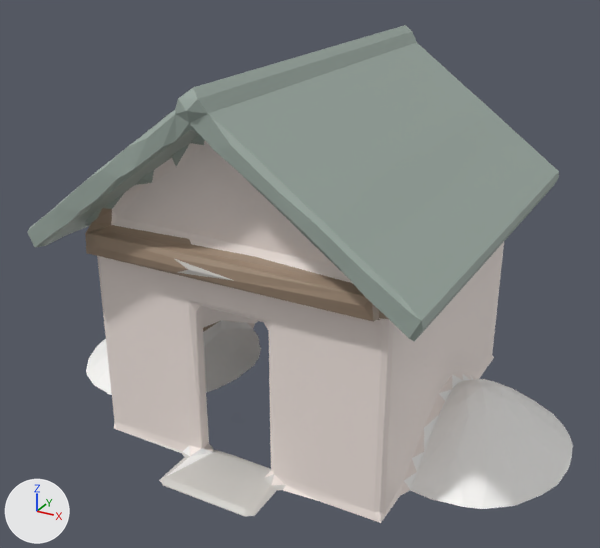
A saved change to the glTF model docs/univers/archipeo/batiments/modeles/5e-batiment-chalet-de-perle/final-3000.glb.
Both versions are drawn from a 50 mm camera at (0.593, -1.136, 0.797) aimed at (-0.019, -0.024, 0.242). Every picture has the same lights, and +X, +Y and +Z are marked at lower left. The first picture is the older version. Vertices at exactly the same position are counted once.

The first picture shows 'geometry_0'.
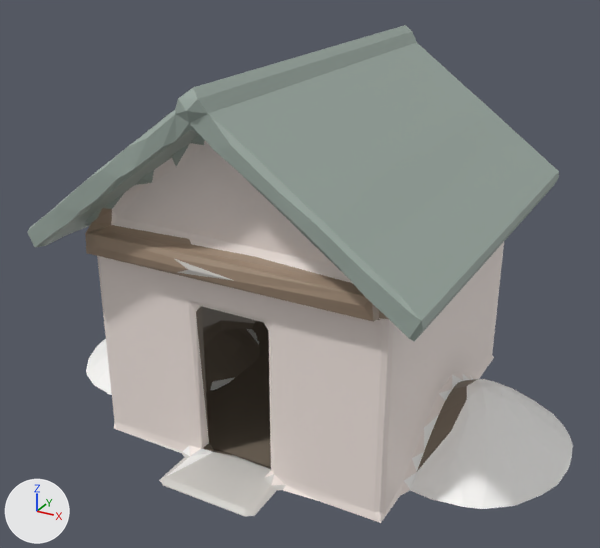
Where the change shows, as pixel boxes (x1, y1, x2, y2) in the pictures (600 x 548 px):
part 1 of me_geometry_0, added: after (207, 333, 270, 430)
part 2 of me_geometry_0, added: after (218, 352, 270, 408)
part 3 of me_geometry_0, built on (mostly hidden before): before (114, 422, 119, 430); after (114, 321, 271, 469)
part 4 of me_geometry_0, recoloured: (196, 306, 477, 471) in both

Patch to the scene script:
```diff
--- a/docs/univers/archipeo/batiments/modeles/5e-batiment-chalet-de-perle/final-3000.glb.py
+++ b/docs/univers/archipeo/batiments/modeles/5e-batiment-chalet-de-perle/final-3000.glb.py
@@ me_geometry_0 @@
 # used by ob_geometry_0; location = (0.0, 0.0, 0.0)
-me_geometry_0.from_pydata(...)  # 1197 vertices, 2024 faces; spans x -0.472..0.445, y -0.338..0.355, z 0.0..0.603
+me_geometry_0.from_pydata(...)  # 1305 vertices, 2451 faces; spans x -0.472..0.445, y -0.338..0.355, z 0.0..0.603
+# me_geometry_0 part 1: a new loose piece of 48 vertices spanning x -0.444..0.216, y -0.137..0.15, z 0.002, in mat_defaultmaterial
+# me_geometry_0 part 2: a new loose piece of 14 vertices spanning x -0.157..0.13, y -0.079..0.093, z 0.002, in mat_defaultmaterial
+# me_geometry_0 part 3
+# 25 faces are deleted
+# 14 vertices are added at x -0.386..0.216, y -0.223..0.265, z 0.002
+# 12 new vertices lie (0.0, 0.029, 0.0) away from vertices in x -0.386..0.216, y -0.223..0.207, z 0.002
+# 388 new faces join them
+# me_geometry_0 part 4: 372 kept faces spanning x -0.4..0.35, y -0.256..0.264, z 0.0..0.368 get new vertex colours; the middle colour goes from white #faf9f7 to brown #7c7062
+# other edits to the shape of me_geometry_0 do not show in these pictures
 me_geometry_0.materials.append(mat_defaultmaterial)
```
